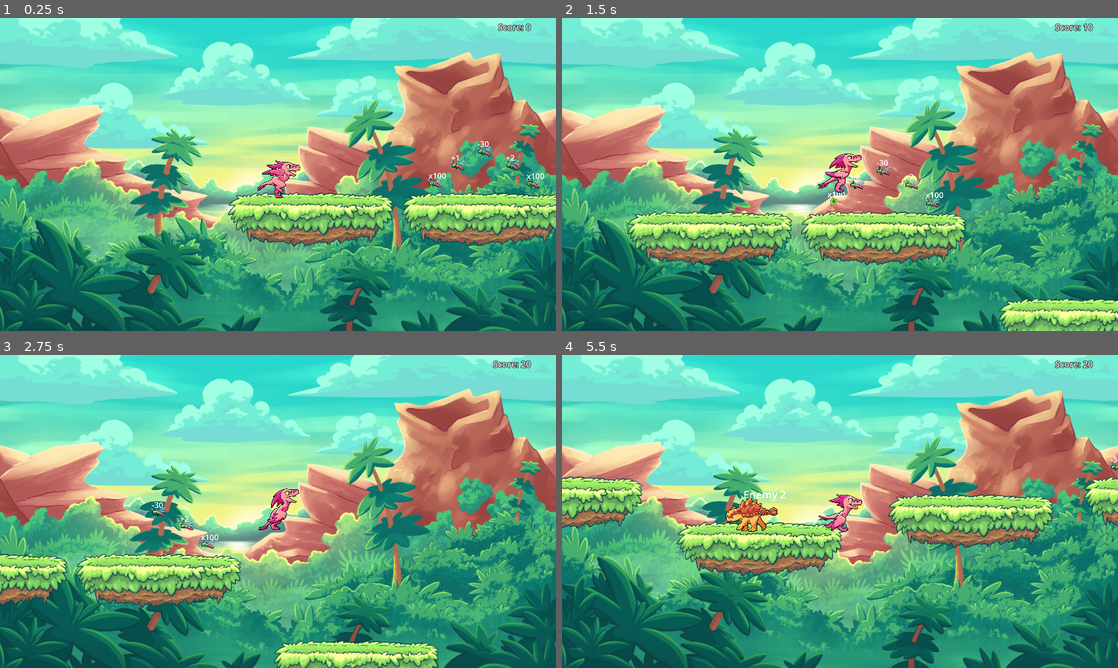
Above: before the commit, frames 1-4 (two rows, left to right).
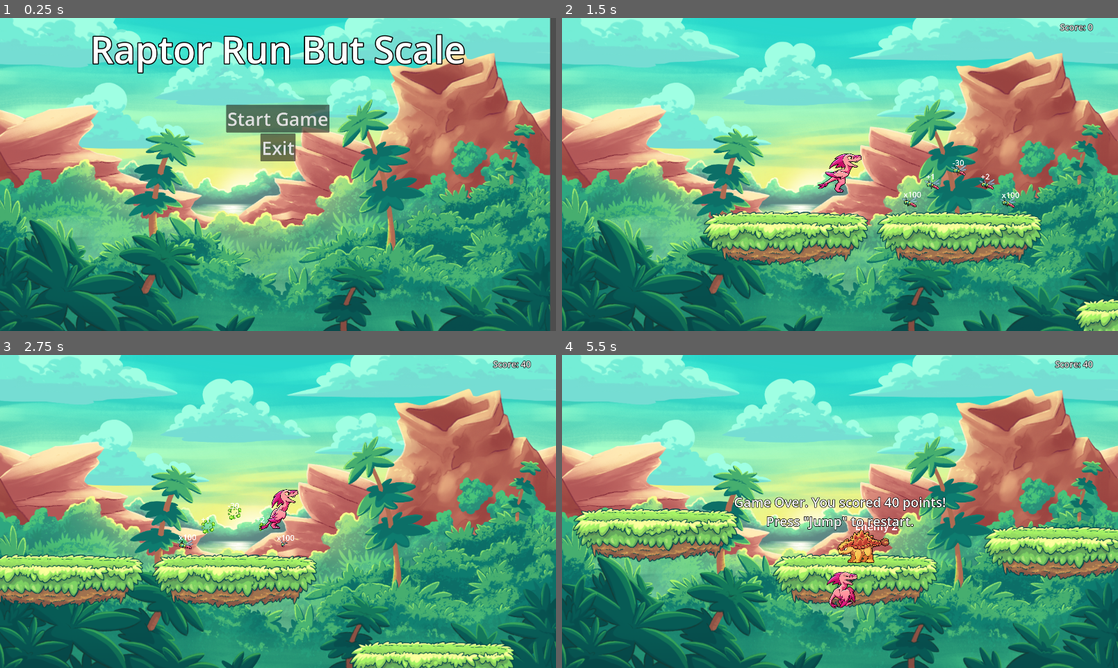
Above: after the commit, the same moments.

Repository: azk1r1n/2024_game_gmtk_shc
Game: Godot game, scene res://scenes/menu.tscn
The game is run twice, just before and just after one commit, with the same random seed, the same clock (stepped at 60 frames per second) and the same inputs. Before the commit the project starts from res://scenes/main.tscn.
Inputs (mouse positions are in pixels of both pictures, inside the frame that each line leads up to):
- Up to frame 1 (0.25 s): no input
- Up to frame 2 (1.5 s): click (840, 118) at 0.5 s, where only the run after the commit has a clickable "Start Game"; tap Space (jump) at 1.35 s
- Up to frame 3 (2.75 s): tap Space (jump) at 1.52, 1.82, 2.1, 2.27, 2.57 s
- Up to frame 4 (5.5 s): tap Space (jump) at 2.85, 3.6, 3.77, 4.07, 4.35, 4.52, 4.82, 5.1, 5.27 s

The runs differ from the first frame. In frame 1, 38% of the frame differs, in the area x 0-100%, y 0-100%; in frame 2, 12%; in frame 3, 10%; in frame 4, 22%.

Commit message:
Final touches.

Diff:
--- a/project.godot
+++ b/project.godot
@@ -11,9 +11,13 @@
 [application]
 
 config/name="FlappyScale"
-run/main_scene="res://scenes/main.tscn"
+run/main_scene="res://scenes/menu.tscn"
 config/features=PackedStringArray("4.3", "GL Compatibility")
 config/icon="res://icon.svg"
+
+[autoload]
+
+Music="*res://scenes/music.tscn"
 
 [display]
 
--- /dev/null
+++ b/scenes/menu.tscn
@@ -0,0 +1,61 @@
+[gd_scene load_steps=3 format=3 uid="uid://ct1orwbobujc0"]
+
+[ext_resource type="Texture2D" uid="uid://bdsmxh7i8s57t" path="res://assets/sprites/Background/background_static.png" id="1_y28nk"]
+[ext_resource type="Script" path="res://scripts/menu.gd" id="2_glm2u"]
+
+[node name="Menu" type="Node2D"]
+
+[node name="BackgroundStatic" type="Sprite2D" parent="."]
+position = Vector2(940, 540)
+scale = Vector2(1.5, 1.5)
+texture = ExtResource("1_y28nk")
+
+[node name="UI" type="Control" parent="."]
+layout_mode = 3
+anchors_preset = 0
+offset_right = 1920.0
+offset_bottom = 1080.0
+
+[node name="MarginContainer" type="MarginContainer" parent="UI"]
+layout_mode = 1
+anchors_preset = 15
+anchor_right = 1.0
+anchor_bottom = 1.0
+grow_horizontal = 2
+grow_vertical = 2
+theme_override_constants/margin_left = 20
+theme_override_constants/margin_top = 20
+theme_override_constants/margin_right = 20
+theme_override_constants/margin_bottom = 20
+
+[node name="VBoxContainer" type="VBoxContainer" parent="UI/MarginContainer"]
+layout_mode = 2
+
+[node name="Label" type="Label" parent="UI/MarginContainer/VBoxContainer"]
+layout_mode = 2
+theme_override_colors/font_outline_color = Color(0, 0, 0, 1)
+theme_override_constants/outline_size = 14
+theme_override_font_sizes/font_size = 128
+text = "Raptor Run But Scale"
+horizontal_alignment = 1
+
+[node name="MarginContainer" type="MarginContainer" parent="UI/MarginContainer/VBoxContainer"]
+layout_mode = 2
+size_flags_vertical = 3
+theme_override_constants/margin_top = 100
+
+[node name="VBoxContainer" type="VBoxContainer" parent="UI/MarginContainer/VBoxContainer/MarginContainer"]
+layout_mode = 2
+script = ExtResource("2_glm2u")
+
+[node name="StartButton" type="Button" parent="UI/MarginContainer/VBoxContainer/MarginContainer/VBoxContainer"]
+layout_mode = 2
+size_flags_horizontal = 4
+theme_override_font_sizes/font_size = 64
+text = "Start Game"
+
+[node name="ExitButton" type="Button" parent="UI/MarginContainer/VBoxContainer/MarginContainer/VBoxContainer"]
+layout_mode = 2
+size_flags_horizontal = 4
+theme_override_font_sizes/font_size = 64
+text = "Exit"
--- /dev/null
+++ b/scenes/music.tscn
@@ -0,0 +1,9 @@
+[gd_scene load_steps=2 format=3 uid="uid://b2km6cse2lxti"]
+
+[ext_resource type="AudioStream" uid="uid://b4d6jl2rwunxc" path="res://assets/sounds/background_music.mp3" id="1_5wclr"]
+
+[node name="Node" type="Node"]
+
+[node name="AudioStreamPlayer2D" type="AudioStreamPlayer2D" parent="."]
+stream = ExtResource("1_5wclr")
+autoplay = true
--- a/scripts/game.gd
+++ b/scripts/game.gd
@@ -23,6 +23,7 @@
 var score = 0
 var collectible_pitch = 1.0
 var reset_collectible_pitch_time = 0
+var player_base_scale: Vector2 = Vector2(0.4, 0.4)
 
 # Called when the node enters the scene tree for the first time.
 func _ready():
@@ -49,6 +50,12 @@
 	# Update the UI labels
 	score_label.text = "Score: %s" % score
 
+	var scale_factor = 1 - (score * 0.001) # Adjust 0.01 to control the growth rate
+	var jump_scale_factor = 1 + (score * 0.001) # Adjust 0.01 to control the growth rate
+	var min_scale = Vector2(0.01, 0.01)
+	# Set the player's scale
+	player.scale = (player_base_scale * scale_factor).max(min_scale)
+	player.jump_power = 600 + 600 * minf(score * 0.0005, 2)
 
 func _spawn_next_platform():
 	var available_platforms = [
@@ -69,6 +76,13 @@
 		var x  = last_platform_position.x + rng.randi_range(450, 550)
 		var y = clamp(last_platform_position.y + rng.randi_range(-150, 150), 200, 1000)
 		new_platform.position = Vector2(x, y)
+
+	# Adjust the enemy's scale if the new platform is platform_enemy
+	if new_platform.has_node("Enemy"): # Adjust the path if needed
+		var enemy_node = new_platform.get_node("Enemy")
+		var enemy_scale_factor = 1 + (score * 0.005) # Adjust the growth rate
+		var min_scale = Vector2(2, 2) # Set minimum scale to prevent too much shrinking
+		enemy_node.scale = (Vector2(0.4, 0.4) * enemy_scale_factor).min(min_scale)
 
 	# Add the platform to the moving environment
 	moving_enviroment.add_child(new_platform)
--- /dev/null
+++ b/scripts/menu.gd
@@ -0,0 +1,17 @@
+extends VBoxContainer
+
+@onready var start_button = $StartButton
+@onready var exit_button = $ExitButton
+
+
+# Called when the node enters the scene tree for the first time.
+func _ready() -> void:
+	start_button.pressed.connect(_on_start_button_pressed)
+	exit_button.pressed.connect(_on_exit_button_pressed)
+
+
+func _on_start_button_pressed():
+	get_tree().change_scene_to_file("res://scenes/main.tscn")
+
+func _on_exit_button_pressed():
+	get_tree().quit()
